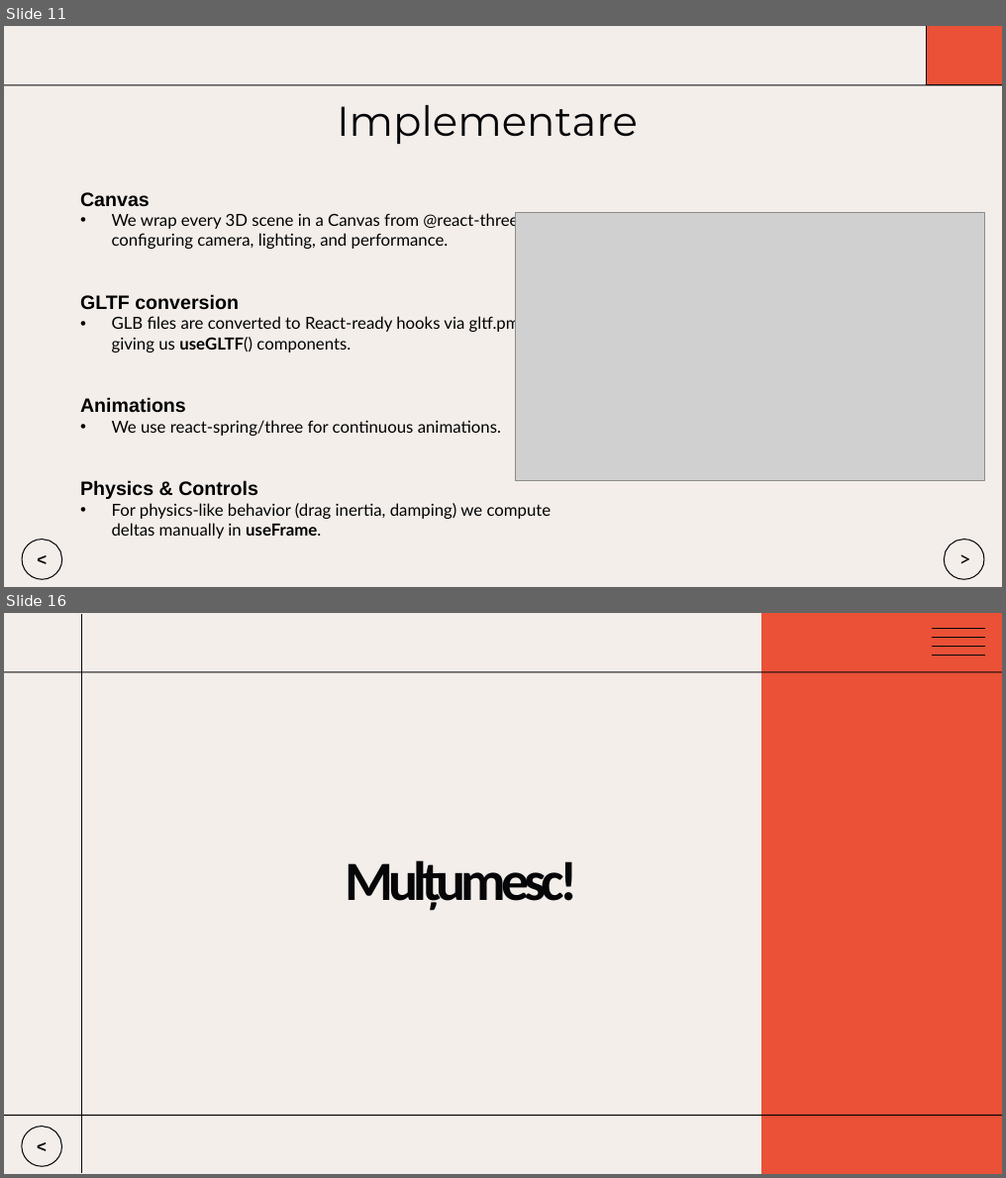
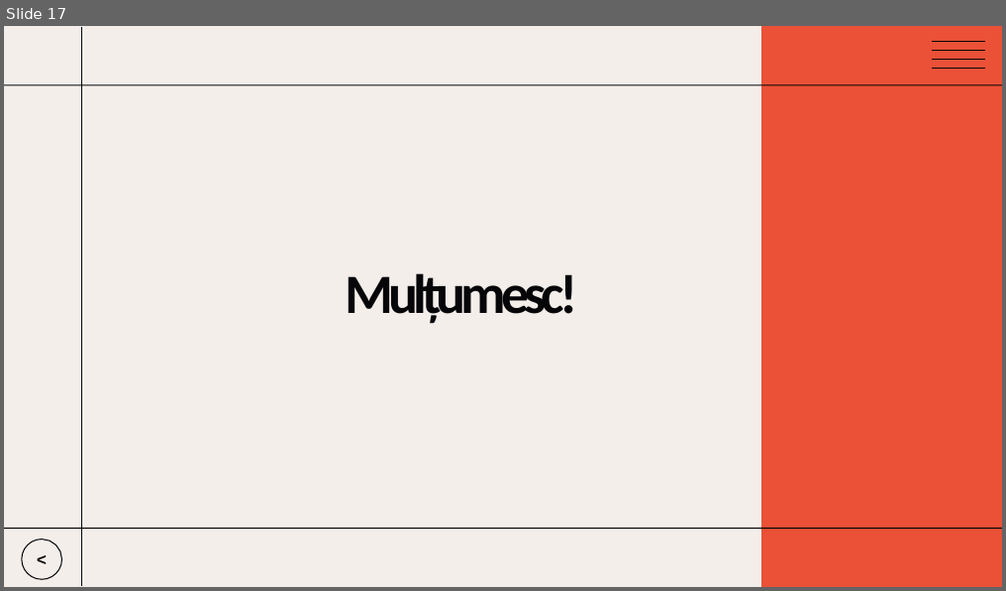
Before and after one commit to Dragomir1401/VisioScience-3D, a slide deck: Roadmap/scss/Prezentare_Final_Dragomir_Andrei.pptx. Shown one above the other, each under a label of ours: slides 11 and 16 before the commit, slide 17 after it; the slides between them are not shown. The pictures are 1006x1178 and 1006x591 pixels, drawn with LibreOffice and Linux fonts; fonts in the diff are those of the drawing; grey boxes stand for pictures. Boxes give left, top, right and bottom in pixels: in the first picture for what was removed or moved away, otherwise in the second. Text is boxed around its words. In the diff, an @@ line names an element or a change of style, - is before the commit and + after.

```diff
--- a/Roadmap/scss/Prezentare_Final_Dragomir_Andrei.pptx
+++ b/Roadmap/scss/Prezentare_Final_Dragomir_Andrei.pptx
@@ slide 11 removed at bbox=[4, 26, 1002, 587], background #FFFFFF; not listed: 1 template element that a slide beside it also shows @@
@@ freeform shape removed at bbox=[926, 26, 1002, 85] @@
@@ freeform shape removed at bbox=[926, 26, 1002, 85] @@
@@ freeform shape removed at bbox=[4, 84, 1002, 85] @@
@@ title removed at bbox=[337, 105, 638, 144] @@
-Implementare
@@ text removed at bbox=[80, 192, 562, 539] @@
-Canvas
-          • We wrap every 3D scene in a Canvas from @react-three/fiber, configuring camera, lighting, and performance.
-          GLTF conversion
-          • GLB files are converted to React-ready hooks via gltf.pmnd.rs, giving us useGLTF() components.
-        Animations
-          • We use react-spring/three for continuous animations.
-          Physics & Controls
-          • For physics-like behavior (drag inertia, damping) we compute deltas manually in useFrame.
@@ picture removed at bbox=[515, 212, 984, 481] @@
@@ freeform shape removed at bbox=[22, 539, 61, 578] @@
@@ text removed at bbox=[36, 548, 48, 572] @@
-<
@@ freeform shape removed at bbox=[944, 539, 984, 578] @@
@@ text removed at bbox=[958, 545, 972, 574] @@
->
@@ what was slide 16 is now slide 17 @@
```
Also in this commit, not shown: 11 slides changed, 5 slides added, 3 other slides removed, 4 other files.
